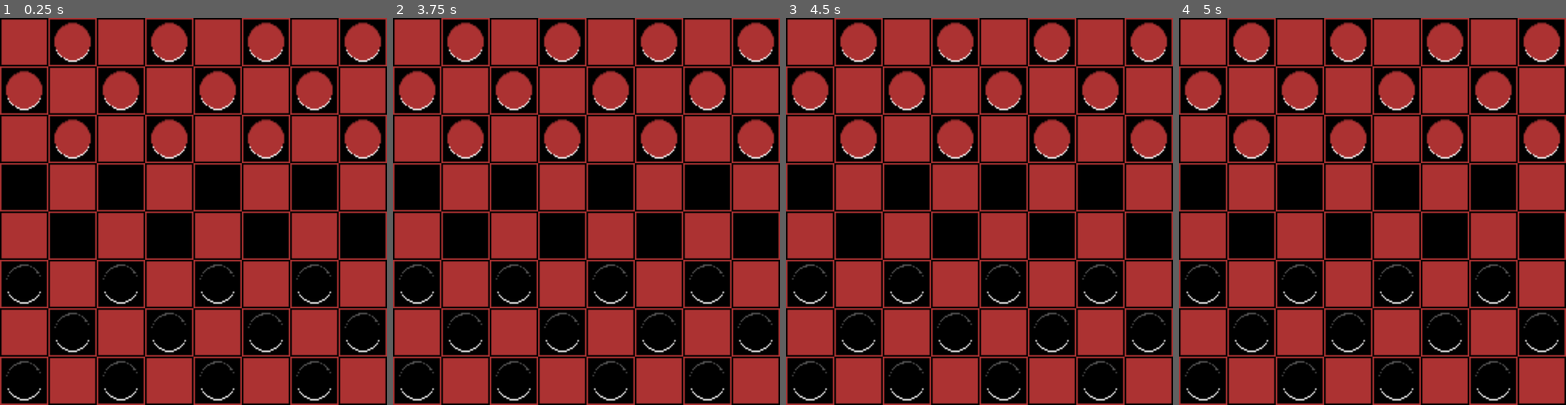
Above: before the commit, frames 1-4 (left to right).
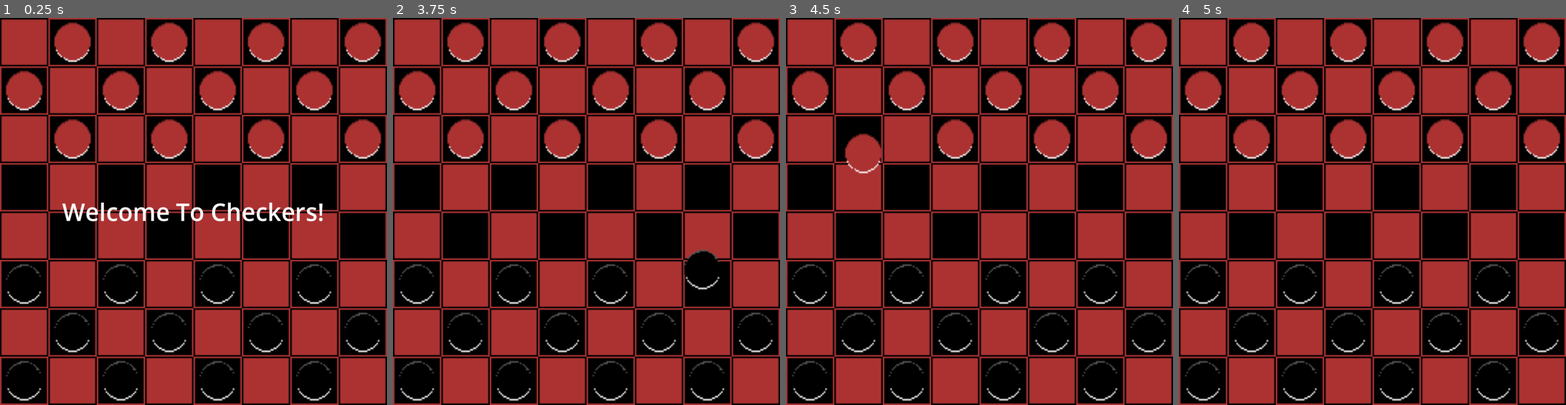
Above: after the commit, the same moments.

Repository: psantimauro/godotProjects
Game: Godot game, scene res://scenes/Main.tscn
Same seed, same stepped clock (60 frames per second), same inputs: the game is played once before the commit and once after it.
Inputs (mouse positions are in pixels of both pictures, inside the frame that each line leads up to):
- Up to frame 1 (0.25 s): no input
- Up to frame 2 (3.75 s): tap Enter at 0.5, 2, 3.5 s; move the mouse to (671, 192) at 0.52 s; hold Space (end_turn) 0.53-1.28 s; click (671, 192) at 0.67 s; move the mouse to (509, 230) at 1.27 s; tap Space (end_turn) at 1.35, 2.85 s; click (509, 230) at 1.42 s; move the mouse to (625, 126) at 2.02 s; hold Space (end_turn) 2.03-2.78 s; click (625, 126) at 2.17 s; move the mouse to (567, 288) at 2.77 s; click (567, 288) at 2.92 s; move the mouse to (702, 269) at 3.52 s; hold Space (end_turn) from 3.53 s (still down); click (702, 269) at 3.67 s
- Up to frame 3 (4.5 s): move the mouse to (863, 153) at 4.27 s; release Space (end_turn) at 4.28 s; tap Space (end_turn) at 4.35 s; click (863, 153) at 4.42 s
- Up to frame 4 (5 s): no input

The runs differ from the first frame. In frame 1, 1.3% of the frame differs, in the area x 16-84%, y 47-53%; in frame 2, 0.4%; in frame 3, 0.8%; in frame 4, nothing differs.

Commit message:
added messaging/hud

Diff:
--- a/Checkers/MainGame.gd
+++ b/Checkers/MainGame.gd
@@ -1,10 +1,10 @@
 extends Node2D
 
-@onready var currentPlayer = $RedPlayer
+@onready var currentPlayer = $BlackPlayer
 @export var piece:PackedScene
 var currentPieceInPlayerHand:Piece = null
 var previousPosition = null
-
+var gameIsOver = true
 var GridSize = 8
 var BoardDictionary = {}
 enum {LEFT = -1, RIGHT = 1}
@@ -13,12 +13,16 @@
 var itemsKilledThisTurn: Array[Vector2i] = []
 var promoteToKing = false
 
-func _ready():
+func intialize():
+
 	generateBoard()
 	intializePlayerPieces()
 	$TileMap.updateBoard(BoardDictionary)
 	currentPlayer.currentTurn = true
 	print("Go ", currentPlayer.color)
+
+func _ready():
+	intialize()
 
 func _input(event):
 
@@ -42,6 +46,7 @@
 				var killsThisTurn = itemsKilledThisTurn.size() -previousKillCount #populated by isValidMove above
 				updateBoardDictionaryFromKills()
 				if promoteToKing:
+					showMessageWithTimeout(str(currentPlayer.color, " kinged a piece!"))
 					currentPieceInPlayerHand.kinged = true
 					promoteToKing = false
 				tileItem["piece"] = currentPieceInPlayerHand
@@ -54,6 +59,8 @@
 				currentPieceInPlayerHand = null
 	#pickup
 	elif mouseEvent and Input.is_mouse_button_pressed(MOUSE_BUTTON_LEFT):
+
+		%MainMessage.text = ""
 		if BoardDictionary.has(str(tilePosition)) and currentPieceInPlayerHand == null:
 			var tileItem = BoardDictionary[str(tilePosition)]
 			if tileItem["piece"] and  tileItem["piece"].color == currentPlayer.color:
@@ -150,8 +157,8 @@
 					print("needs to be blank")
 					return false
 			else:
-				if tileToCheck["piece"] == null:
-					print("needs to have ennemy")
+				if tileToCheck["piece"] == null || tileToCheck["piece"].color == currentPlayer.color:
+					print("needs to have enemy")
 					return false
 				itemsToKill.append(postitionToCheck)
 				print("Killing ", postitionToCheck)
@@ -173,8 +180,8 @@
 					print("needs to be blank")
 					return false
 			else:
-				if tileToCheck["piece"] == null:
-					print("needs to have ennemy")
+				if tileToCheck["piece"] == null || tileToCheck["piece"].color == currentPlayer.color:
+					print("needs to have enemy")
 					return false
 				itemsToKill.append(postitionToCheck)
 				print("Killing ", postitionToCheck)
@@ -188,6 +195,8 @@
 	return true
 
 func generateBoard():
+
+	BoardDictionary = {}
 	for x in GridSize:
 		for y in GridSize:
 			var gridLocation = Vector2(x,y)
@@ -221,25 +230,57 @@
 					BoardDictionary[str(gridLocation)] = boardItem
 
 func changeCurrentPlayer():
-	promoteToKing = false
-	itemsKilledThisTurn = []
-	currentPlayer.showPieceInHand = false
-	currentPlayer.currentTurn = false
+	if itemsKilledThisTurn.size() > 0:
+		var message = str(oponentsColor(), " lost ", itemsKilledThisTurn.size(), " pieces!")
+		showMessageWithTimeout(message ,20)
+	var opponent
 	if currentPlayer == $RedPlayer:
-		currentPlayer = $BlackPlayer
-	else:
-		currentPlayer = $RedPlayer
-	currentPlayer.currentTurn = true
-	print("Go ", currentPlayer.color)
+		opponent = $BlackPlayer
+	elif currentPlayer == $BlackPlayer:
+		opponent = $RedPlayer
+	opponent.totalPieces -= itemsKilledThisTurn.size()
+
+	if opponent.totalPieces <= 0:
+		gameOver()
+	else:
+		promoteToKing = false
+		itemsKilledThisTurn = []
+		currentPlayer.showPieceInHand = false
+		currentPlayer.currentTurn = false
+		if currentPlayer == $RedPlayer:
+
+			currentPlayer = $BlackPlayer
+		else:
+			currentPlayer = $RedPlayer
+		var message = %MainMessage.text + str("\nGo ", currentPlayer.color)
+		showMessageWithTimeout(message)
+		currentPlayer.currentTurn = true
+		print("Go ", currentPlayer.color)
 
 
 func updateBoardDictionaryFromKills():
-	for kill in itemsKilledThisTurn:
-		var tile = BoardDictionary[str(kill)]
-
-		var piece:Piece = tile["piece"]
-		if piece: #maybe deleted on the last move
-			if piece.color == currentPlayer.color:
-				print ("WTFFFFF")
-			else:
-				BoardDictionary[str(kill)]["piece"] = null
+	if itemsKilledThisTurn.size() > 0:
+		showMessageWithTimeout(str(oponentsColor(), " lost ", itemsKilledThisTurn.size(), " pieces!"),20)
+		for kill in itemsKilledThisTurn:
+			var tile = BoardDictionary[str(kill)]
+
+			var piece:Piece = tile["piece"]
+			if piece: #maybe deleted on the last move
+				if piece.color == currentPlayer.color:
+					showMessageWithTimeout ("WTFFFFF")
+				else:
+					BoardDictionary[str(kill)]["piece"] = null
+
+func gameOver():
+	showMessageWithTimeout(str(currentPlayer.color , " wins!"))
+	intialize()
+
+func showMessageWithTimeout(message: String, timeout : float = 0.5):
+		%MainMessage.text = message
+		await get_tree().create_timer(timeout).timeout
+		%MainMessage.text = ""
+func oponentsColor() -> String:
+	if currentPlayer.color == "red":
+		return "black"
+	else:
+		return "red"
--- a/Checkers/scenes/Main.tscn
+++ b/Checkers/scenes/Main.tscn
@@ -51,3 +51,22 @@
 
 [node name="BlackPlayer" parent="." instance=ExtResource("6_ojh4h")]
 color = "black"
+
+[node name="GUI" type="CanvasLayer" parent="."]
+
+[node name="MainMessage" type="Label" parent="GUI"]
+unique_name_in_owner = true
+anchors_preset = 8
+anchor_left = 0.5
+anchor_top = 0.5
+anchor_right = 0.5
+anchor_bottom = 0.5
+offset_left = -87.0
+offset_top = -11.5
+offset_right = 87.0
+offset_bottom = 11.5
+grow_horizontal = 2
+grow_vertical = 2
+text = "Welcome To Checkers!"
+horizontal_alignment = 1
+vertical_alignment = 1
